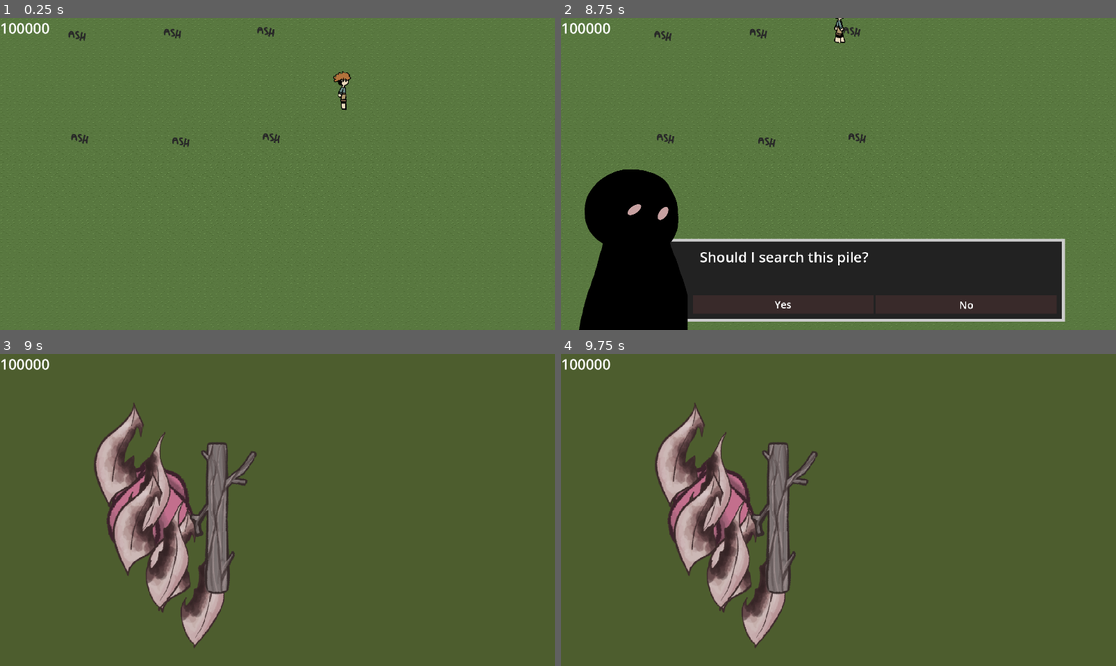
Above: before the commit, frames 1-4 (two rows, left to right).
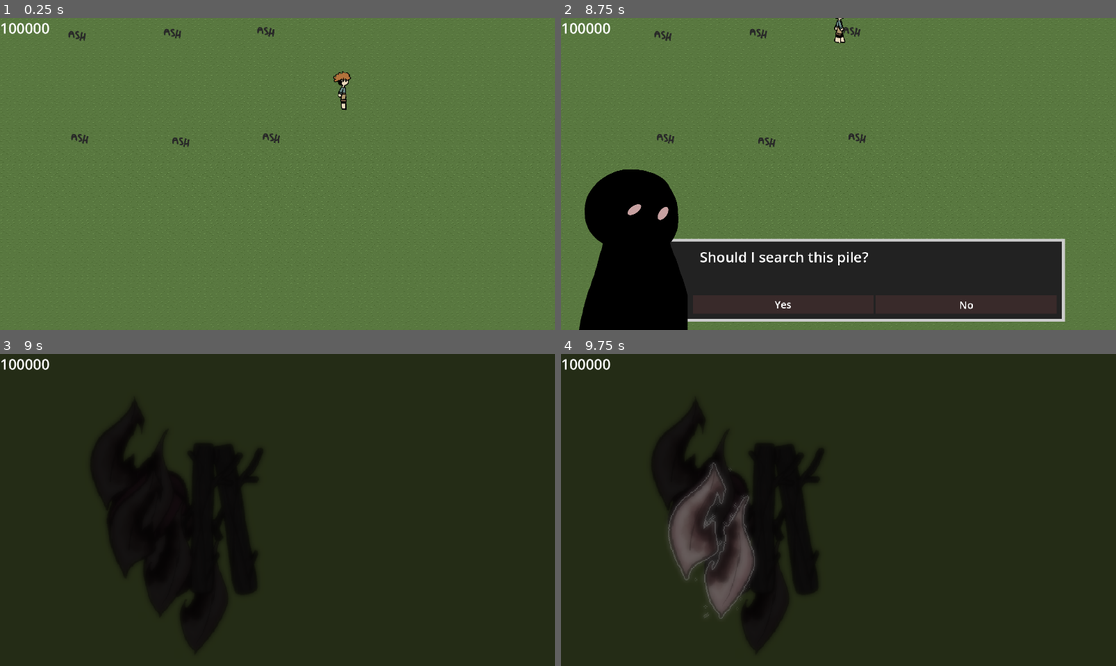
Above: after the commit, the same moments.

Repository: Robin-Bareham/GJ26-GrowSomethingNew
Game: Godot game, scene res://Scenes/grove.tscn
Two runs of this game, one before a commit and one after it. Both use one fixed random seed, a clock stepped at 60 frames per second and the inputs below. This scene is started directly instead of the project's main scene.
Inputs (mouse positions are in pixels of both pictures, inside the frame that each line leads up to):
- Up to frame 1 (0.25 s): no input
- Up to frame 2 (8.75 s): tap Enter at 0.5, 2.75, 8 s; move the mouse to (810, 236) at 0.52 s; hold Z (interact) 0.53-1.28 s; hold W (walk_up) 0.53-2.03 s; move the mouse to (1005, 220) at 1.27 s; tap Z (interact) every 1.5 s from 1.35 to 7.35 s; tap Space at 2, 6.5 s; move the mouse to (672, 127) at 2.02 s; hold Z (interact) 2.03-2.78 s; hold Left (walk_left) 2.03-3.53 s; move the mouse to (866, 174) at 2.77 s; move the mouse to (755, 96) at 3.52 s; hold S (walk_down) 3.53-4.28 s; hold Z (interact) 3.53-4.28 s; move the mouse to (960, 158) at 4.27 s; hold D (walk_right) 4.28-5.03 s; move the mouse to (727, 189) at 5.02 s; hold W (walk_up) 5.03-5.78 s; hold Z (interact) 5.03-5.78 s; move the mouse to (894, 105) at 5.77 s; hold D (walk_right) 5.78-8.03 s; move the mouse to (810, 236) at 6.52 s; hold Z (interact) 6.53-7.28 s; move the mouse to (1005, 220) at 7.27 s; move the mouse to (672, 127) at 8.02 s; hold S (walk_down) from 8.03 s (still down); hold Z (interact) from 8.03 s (still down)
- Up to frame 3 (9 s): move the mouse to (305, 510) at 8.77 s; release S (walk_down) at 8.78 s; release Z (interact) at 8.78 s; hold Left (walk_left) from 8.78 s (still down); tap Z (interact) at 8.85 s
- Up to frame 4 (9.75 s): release Left (walk_left) at 9.5 s; click (710, 510) at 9.52 s

Frames 1-2 are identical in both runs. In frame 3, 100% of the frame differs, in the area x 0-100%, y 0-100%; in frame 4, 99%.

Commit message:
Added different shader types for minigame

Diff:
--- /dev/null
+++ b/Assets/Shaders/S_Blur.gdshader
@@ -0,0 +1,12 @@
+shader_type canvas_item;
+
+uniform sampler2D SCREEN_TEXTURE: hint_screen_texture, filter_linear_mipmap;
+uniform float blur_amount: hint_range(0.0,5.0) = 1.5;
+
+void fragment()
+{
+	vec3 result = textureLod(SCREEN_TEXTURE,SCREEN_UV,blur_amount).rgb;
+	COLOR.rgb = result;
+}
+
+//Code: https://youtu.be/Z2o6IfmK61A?si=Vt6685znvTWIaMv9
--- /dev/null
+++ b/Assets/Shaders/S_Distort.gdshader
@@ -0,0 +1,37 @@
+shader_type canvas_item;
+
+uniform vec4 line_color1: source_color = vec4(0.914, 0.310, 0.969, 0.5);
+uniform vec4 line_color2: source_color = vec4(0.741, 0.149, 0.612, 0.5);
+uniform float line_thickness = 2.0;
+
+void fragment()
+{
+	vec4 color = texture(TEXTURE, UV);
+	// If it's not highlighted
+	float alpha = 0.0;
+	vec2 size = TEXTURE_PIXEL_SIZE * line_thickness;
+
+	alpha += texture(TEXTURE,UV + vec2(size.x,0.0)).a;
+	alpha += texture(TEXTURE,UV + vec2(-size.x,0.0)).a;
+	alpha += texture(TEXTURE,UV + vec2(0.0,size.y)).a;
+	alpha += texture(TEXTURE,UV + vec2(0.0,-size.y)).a;
+
+		//Outlines around sprite
+		if(color.a == 0.0 && alpha>0.0)
+		{
+			if(UV.x < 0.5)
+			{
+				COLOR = line_color1;
+			}
+			else
+			{
+				COLOR = line_color2;
+			}
+
+
+		}
+		else
+		{
+			COLOR = color;
+		}
+}
--- /dev/null
+++ b/Assets/Shaders/S_Distort2.gdshader
@@ -0,0 +1,37 @@
+shader_type canvas_item;
+
+uniform vec4 line_color1: source_color = vec4(0.914, 0.310, 0.969, 1.0);
+uniform vec4 line_color2: source_color = vec4(0.741, 0.149, 0.612, 1.0);
+uniform float line_thickness = 2.0;
+
+void fragment()
+{
+	vec4 color = texture(TEXTURE, UV);
+	// If it's not highlighted
+	float alpha = 0.0;
+	vec2 size = TEXTURE_PIXEL_SIZE * line_thickness;
+
+	alpha += texture(TEXTURE,UV + vec2(size.x,0.0)).a;
+	alpha += texture(TEXTURE,UV + vec2(-size.x,0.0)).a;
+	alpha += texture(TEXTURE,UV + vec2(0.0,size.y)).a;
+	alpha += texture(TEXTURE,UV + vec2(0.0,-size.y)).a;
+
+		//Outlines around sprite
+		if(color.a == 0.0 && alpha>0.0)
+		{
+			if(UV.x < 0.5)
+			{
+				COLOR = line_color1;
+			}
+			else
+			{
+				COLOR = line_color2;
+			}
+
+
+		}
+		else
+		{
+			COLOR = color;
+		}
+}
--- /dev/null
+++ b/Assets/Shaders/S_Highlight.gdshader
@@ -0,0 +1,52 @@
+shader_type canvas_item;
+
+uniform vec4 line_color: source_color = vec4(0.6,0.6,0.6,1.0);
+uniform vec4 fill_color: source_color = vec4(0.0,0.0,0.0,1.0);
+uniform float fill_intensity: hint_range(0.0,1.0) = 0.9;
+uniform float selected_intensity: hint_range(0.0,1.0) = 0.5;
+uniform float line_thickness = 2.0;
+uniform bool highlighted = false;
+
+void fragment()
+{
+	vec4 color = texture(TEXTURE, UV);
+	// If it's not highlighted
+
+
+	if(!highlighted)
+	{
+		if(color.a < 0.01)
+		{
+			discard;
+		}
+		else
+		{
+			vec4 new_color = mix(color,fill_color,fill_intensity);
+			new_color.a = color.a;
+			COLOR = new_color;
+		}
+	}
+	else
+	{
+		float alpha = 0.0;
+		vec2 size = TEXTURE_PIXEL_SIZE * line_thickness;
+
+		alpha += texture(TEXTURE,UV + vec2(size.x,0.0)).a;
+		alpha += texture(TEXTURE,UV + vec2(-size.x,0.0)).a;
+		alpha += texture(TEXTURE,UV + vec2(0.0,size.y)).a;
+		alpha += texture(TEXTURE,UV + vec2(0.0,-size.y)).a;
+
+		//Outlines around sprite
+		if(color.a == 0.0 && alpha>0.0)
+		{
+			COLOR = line_color;
+		}
+		else
+		{
+			vec4 new_color = mix(color,fill_color,selected_intensity);
+			new_color.a = color.a;
+			COLOR = new_color;
+		}
+
+	}
+}
--- /dev/null
+++ b/Assets/Shaders/S_Highlight2.gdshader
@@ -0,0 +1,52 @@
+shader_type canvas_item;
+
+uniform vec4 line_color: source_color = vec4(0.6,0.6,0.6,1.0);
+uniform vec4 fill_color: source_color = vec4(0.0,0.0,0.0,1.0);
+uniform float fill_intensity: hint_range(0.0,1.0) = 0.4;
+uniform float selected_intensity: hint_range(0.0,1.0) = 0.2;
+uniform float line_thickness = 2.0;
+uniform bool highlighted = false;
+
+void fragment()
+{
+	vec4 color = texture(TEXTURE, UV);
+	// If it's not highlighted
+
+
+	if(!highlighted)
+	{
+		if(color.a < 0.01)
+		{
+			discard;
+		}
+		else
+		{
+			vec4 new_color = mix(color,fill_color,fill_intensity);
+			new_color.a = color.a;
+			COLOR = new_color;
+		}
+	}
+	else
+	{
+		float alpha = 0.0;
+		vec2 size = TEXTURE_PIXEL_SIZE * line_thickness;
+
+		alpha += texture(TEXTURE,UV + vec2(size.x,0.0)).a;
+		alpha += texture(TEXTURE,UV + vec2(-size.x,0.0)).a;
+		alpha += texture(TEXTURE,UV + vec2(0.0,size.y)).a;
+		alpha += texture(TEXTURE,UV + vec2(0.0,-size.y)).a;
+
+		//Outlines around sprite
+		if(color.a == 0.0 && alpha>0.0)
+		{
+			COLOR = line_color;
+		}
+		else
+		{
+			vec4 new_color = mix(color,fill_color,selected_intensity);
+			new_color.a = color.a;
+			COLOR = new_color;
+		}
+
+	}
+}
--- a/Assets/Styles/Rubbish03CS2D.tres
+++ b/Assets/Styles/Rubbish03CS2D.tres
@@ -1,4 +1,4 @@
 [gd_resource type="CircleShape2D" format=3 uid="uid://bvtlx7u62fsvy"]
 
 [resource]
-radius = 87.0003
+radius = 99.2912
--- a/Assets/Styles/Rubbish04CS2D.tres
+++ b/Assets/Styles/Rubbish04CS2D.tres
@@ -1,5 +1,5 @@
 [gd_resource type="CapsuleShape2D" format=3 uid="uid://cmo2nyllrqhue"]
 
 [resource]
-radius = 55.5788
-height = 206.798
+radius = 64.0577
+height = 240.921
--- a/Scenes/grove.tscn
+++ b/Scenes/grove.tscn
@@ -4,7 +4,7 @@
 [ext_resource type="PackedScene" uid="uid://b4f1xuf74cag6" path="res://Scenes/player.tscn" id="1_2fjvt"]
 [ext_resource type="Script" uid="uid://q8xk1303vajw" path="res://Scripts/main.gd" id="1_uwyuk"]
 [ext_resource type="PackedScene" uid="uid://ddftgguhn3vko" path="res://Scenes/dialogue_box.tscn" id="2_0a58k"]
-[ext_resource type="PackedScene" uid="uid://cmemw2wsuy5ug" path="res://Assets/Prefabs/InteractingObjects/Pile.tscn" id="5_21kdw"]
+[ext_resource type="PackedScene" uid="uid://cmemw2wsuy5ug" path="res://Prefabs/InteractingObjects/Pile.tscn" id="5_21kdw"]
 [ext_resource type="PackedScene" uid="uid://cqqgdlvutgwu7" path="res://Scenes/minigame.tscn" id="6_hkomy"]
 [ext_resource type="PackedScene" uid="uid://d3k4r1wr4q6uh" path="res://Scenes/constant_ui.tscn" id="7_3wb70"]
 
--- a/Scenes/minigame.tscn
+++ b/Scenes/minigame.tscn
@@ -1,18 +1,69 @@
-[gd_scene load_steps=14 format=3 uid="uid://cqqgdlvutgwu7"]
+[gd_scene load_steps=22 format=3 uid="uid://cqqgdlvutgwu7"]
 
 [ext_resource type="Script" uid="uid://buru65n70a3sx" path="res://Scripts/minigame.gd" id="1_yx24v"]
 [ext_resource type="Script" uid="uid://kkfkpe72cogu" path="res://Scripts/minigame_rubbish.gd" id="2_5bepb"]
 [ext_resource type="Script" uid="uid://cbfhjnmggi3t2" path="res://Scripts/minigame_goal.gd" id="2_id8w1"]
 [ext_resource type="Texture2D" uid="uid://coal2nn81i4r" path="res://Assets/Minigame/G_Final.png" id="2_puep3"]
 [ext_resource type="Shape2D" uid="uid://blvmuayyyrspm" path="res://Assets/Styles/G_FinalCS2D.tres" id="4_pg0ql"]
-[ext_resource type="Texture2D" uid="uid://deirlpkpbjru0" path="res://Assets/Minigame/Rubbish01.png" id="4_puep3"]
+[ext_resource type="Texture2D" uid="uid://hgsgynym6nq6" path="res://Assets/Minigame/Rubbish01.png" id="4_puep3"]
+[ext_resource type="Shader" uid="uid://dhsrxase7cat" path="res://Assets/Shaders/S_Highlight.gdshader" id="5_pg0ql"]
 [ext_resource type="Shape2D" uid="uid://1d34j2dhy6qu" path="res://Assets/Styles/Rubbish01CS2D.tres" id="6_pg0ql"]
 [ext_resource type="Texture2D" uid="uid://cyckgfr0uog1p" path="res://Assets/Minigame/Rubbish02.png" id="7_ohqu1"]
 [ext_resource type="Shape2D" uid="uid://5ih2jp4holng" path="res://Assets/Styles/Rubbish02CS2D.tres" id="8_vwvd2"]
-[ext_resource type="Texture2D" uid="uid://dvx2k67gf5rlv" path="res://Assets/Minigame/Rubbish03.png" id="9_lx35w"]
+[ext_resource type="Texture2D" uid="uid://s3vdofd7g054" path="res://Assets/Minigame/Rubbish03.png" id="9_lx35w"]
 [ext_resource type="Shape2D" uid="uid://bvtlx7u62fsvy" path="res://Assets/Styles/Rubbish03CS2D.tres" id="10_r5mjw"]
-[ext_resource type="Texture2D" uid="uid://ih6pavch85r" path="res://Assets/Minigame/Rubbish04.png" id="11_vrsa3"]
+[ext_resource type="Texture2D" uid="uid://bxs2mjiv2elx" path="res://Assets/Minigame/Rubbish04.png" id="11_vrsa3"]
 [ext_resource type="Shape2D" uid="uid://cmo2nyllrqhue" path="res://Assets/Styles/Rubbish04CS2D.tres" id="12_7hunx"]
+[ext_resource type="Shader" uid="uid://c3om1pdmbq53g" path="res://Assets/Shaders/S_Blur.gdshader" id="15_ohqu1"]
+
+[sub_resource type="ShaderMaterial" id="ShaderMaterial_lx35w"]
+shader = ExtResource("5_pg0ql")
+shader_parameter/line_color = Color(0.6, 0.6, 0.6, 1)
+shader_parameter/fill_color = Color(0, 0, 0, 1)
+shader_parameter/fill_intensity = 0.9
+shader_parameter/selected_intensity = 0.5
+shader_parameter/line_thickness = 2.0
+shader_parameter/highlighted = false
+
+[sub_resource type="ShaderMaterial" id="ShaderMaterial_puep3"]
+shader = ExtResource("5_pg0ql")
+shader_parameter/line_color = Color(0.6, 0.6, 0.6, 1)
+shader_parameter/fill_color = Color(0, 0, 0, 1)
+shader_parameter/fill_intensity = 0.9
+shader_parameter/selected_intensity = 0.5
+shader_parameter/line_thickness = 2.0
+shader_parameter/highlighted = false
+
+[sub_resource type="ShaderMaterial" id="ShaderMaterial_pg0ql"]
+shader = ExtResource("5_pg0ql")
+shader_parameter/line_color = Color(0.6, 0.6, 0.6, 1)
+shader_parameter/fill_color = Color(0, 0, 0, 1)
+shader_parameter/fill_intensity = 0.9
+shader_parameter/selected_intensity = 0.5
+shader_parameter/line_thickness = 2.0
+shader_parameter/highlighted = false
+
+[sub_resource type="ShaderMaterial" id="ShaderMaterial_ohqu1"]
+shader = ExtResource("5_pg0ql")
+shader_parameter/line_color = Color(0.6, 0.6, 0.6, 1)
+shader_parameter/fill_color = Color(0, 0, 0, 1)
+shader_parameter/fill_intensity = 0.9
+shader_parameter/selected_intensity = 0.5
+shader_parameter/line_thickness = 2.0
+shader_parameter/highlighted = false
+
+[sub_resource type="ShaderMaterial" id="ShaderMaterial_vwvd2"]
+shader = ExtResource("5_pg0ql")
+shader_parameter/line_color = Color(0.6, 0.6, 0.6, 1)
+shader_parameter/fill_color = Color(0, 0, 0, 1)
+shader_parameter/fill_intensity = 0.9
+shader_parameter/selected_intensity = 0.5
+shader_parameter/line_thickness = 2.0
+shader_parameter/highlighted = false
+
+[sub_resource type="ShaderMaterial" id="ShaderMaterial_r5mjw"]
+shader = ExtResource("15_ohqu1")
+shader_parameter/blur_amount = 3.026
 
 [node name="minigame" type="CanvasLayer"]
 script = ExtResource("1_yx24v")
@@ -25,7 +76,17 @@
 grow_vertical = 2
 color = Color(0.302229, 0.364211, 0.181348, 1)
 
+[node name="overlay" type="ColorRect" parent="."]
+anchors_preset = 15
+anchor_right = 1.0
+anchor_bottom = 1.0
+grow_horizontal = 2
+grow_vertical = 2
+mouse_filter = 2
+color = Color(0, 0, 0, 0.52549)
+
 [node name="Goal" type="Sprite2D" parent="."]
+material = SubResource("ShaderMaterial_lx35w")
 position = Vector2(1526, 383)
 scale = Vector2(1.77642, 1.80081)
 texture = ExtResource("2_puep3")
@@ -52,10 +113,10 @@
 
 [node name="CollisionShape2D" type="CollisionShape2D" parent="Goal/Area2D"]
 position = Vector2(-0.562927, 1.66592)
-scale = Vector2(1, 1)
 shape = ExtResource("4_pg0ql")
 
 [node name="Rubbish" type="Sprite2D" parent="." groups=["rubbish"]]
+material = SubResource("ShaderMaterial_puep3")
 position = Vector2(212, 316)
 scale = Vector2(2.036, 2.11)
 texture = ExtResource("4_puep3")
@@ -68,10 +129,10 @@
 anchor_top = -0.00133595
 anchor_right = 1.03077
 anchor_bottom = 1.00635
-offset_left = -59.7696
-offset_top = -126.658
-offset_right = -59.5996
-offset_bottom = -127.626
+offset_left = -88.554
+offset_top = -127.62
+offset_right = -88.384
+offset_bottom = -128.588
 grow_horizontal = 2
 grow_vertical = 2
 metadata/_edit_use_anchors_ = true
@@ -85,6 +146,7 @@
 shape = ExtResource("6_pg0ql")
 
 [node name="Rubbish02" type="Sprite2D" parent="." groups=["rubbish"]]
+material = SubResource("ShaderMaterial_pg0ql")
 position = Vector2(598, 316)
 scale = Vector2(2.087, 2.11)
 texture = ExtResource("7_ohqu1")
@@ -113,6 +175,7 @@
 shape = ExtResource("8_vwvd2")
 
 [node name="Rubbish03" type="Sprite2D" parent="." groups=["rubbish"]]
+material = SubResource("ShaderMaterial_ohqu1")
 position = Vector2(286, 849)
 scale = Vector2(2.005, 2.11)
 texture = ExtResource("9_lx35w")
@@ -124,10 +187,10 @@
 anchor_left = -0.089
 anchor_right = 1.016
 anchor_bottom = 1.008
-offset_left = -94.3252
-offset_top = -94.8433
-offset_right = -94.1552
-offset_bottom = -95.8113
+offset_left = -85.8499
+offset_top = -127.014
+offset_right = -85.6799
+offset_bottom = -127.982
 grow_horizontal = 2
 grow_vertical = 2
 metadata/_edit_use_anchors_ = true
@@ -141,6 +204,7 @@
 shape = ExtResource("10_r5mjw")
 
 [node name="Rubbish04" type="Sprite2D" parent="." groups=["rubbish"]]
+material = SubResource("ShaderMaterial_vwvd2")
 position = Vector2(866, 846)
 scale = Vector2(2.005, 2.11)
 texture = ExtResource("11_vrsa3")
@@ -152,10 +216,10 @@
 anchor_left = -0.089
 anchor_right = 1.016
 anchor_bottom = 1.008
-offset_left = -67.1978
-offset_top = -114.218
-offset_right = -67.0277
-offset_bottom = -115.186
+offset_left = -85.8499
+offset_top = -127.962
+offset_right = -85.6798
+offset_bottom = -128.93
 grow_horizontal = 2
 grow_vertical = 2
 metadata/_edit_use_anchors_ = true
@@ -167,6 +231,16 @@
 [node name="CollisionShape2D" type="CollisionShape2D" parent="Rubbish04/Area2D"]
 position = Vector2(0.281494, -0.555389)
 shape = ExtResource("12_7hunx")
+
+[node name="blurrect" type="ColorRect" parent="."]
+material = SubResource("ShaderMaterial_r5mjw")
+anchors_preset = 15
+anchor_right = 1.0
+anchor_bottom = 1.0
+grow_horizontal = 2
+grow_vertical = 2
+mouse_filter = 2
+color = Color(0, 0, 0, 0.752941)
 
 [connection signal="button_down" from="Goal/Button" to="Goal" method="_on_button_button_down"]
 [connection signal="button_up" from="Goal/Button" to="Goal" method="_on_button_button_up"]
--- a/Scenes/woods.tscn
+++ b/Scenes/woods.tscn
@@ -2,10 +2,10 @@
 
 [ext_resource type="Script" uid="uid://q8xk1303vajw" path="res://Scripts/main.gd" id="1_1kwb7"]
 [ext_resource type="TileSet" uid="uid://dg5ratrdincof" path="res://Assets/Styles/temp_tiles.tres" id="2_bmgl1"]
-[ext_resource type="PackedScene" uid="uid://d4k64aungmso1" path="res://Assets/Prefabs/InteractingObjects/Levers.tscn" id="3_mqq3u"]
-[ext_resource type="PackedScene" uid="uid://dsa8cboditswf" path="res://Assets/Prefabs/InteractingObjects/Crates.tscn" id="4_rbfhy"]
-[ext_resource type="PackedScene" uid="uid://bki5pqpb6gw78" path="res://Assets/Prefabs/InteractingObjects/lake.tscn" id="5_pwe2a"]
-[ext_resource type="PackedScene" uid="uid://bcysirtic5rqu" path="res://Assets/Prefabs/InteractingObjects/blindfold.tscn" id="6_bmgl1"]
+[ext_resource type="PackedScene" uid="uid://d4k64aungmso1" path="res://Prefabs/InteractingObjects/Levers.tscn" id="3_mqq3u"]
+[ext_resource type="PackedScene" uid="uid://dsa8cboditswf" path="res://Prefabs/InteractingObjects/Crates.tscn" id="4_rbfhy"]
+[ext_resource type="PackedScene" uid="uid://bki5pqpb6gw78" path="res://Prefabs/InteractingObjects/lake.tscn" id="5_pwe2a"]
+[ext_resource type="PackedScene" uid="uid://bcysirtic5rqu" path="res://Prefabs/InteractingObjects/blindfold.tscn" id="6_bmgl1"]
 [ext_resource type="PackedScene" uid="uid://b4f1xuf74cag6" path="res://Scenes/player.tscn" id="6_v6cek"]
 [ext_resource type="PackedScene" uid="uid://ddftgguhn3vko" path="res://Scenes/dialogue_box.tscn" id="7_mdopd"]
 [ext_resource type="PackedScene" uid="uid://d3k4r1wr4q6uh" path="res://Scenes/constant_ui.tscn" id="8_2opmi"]
--- a/Scripts/minigame.gd
+++ b/Scripts/minigame.gd
@@ -14,6 +14,7 @@
 	v_rubbish_list = get_tree().get_nodes_in_group("rubbish")
 
 func resetMinigame(goalTexture: String):
+	changeShaders()
 	#Set goal's position
 	var goalTxt_location = "res://Assets/Minigame/" + goalTexture + ".png"
 	v_goal.texture = load(goalTxt_location)
@@ -39,3 +40,18 @@
 	#Change rubbish image as well, random between rubbish images.
 
 	pass
+
+func changeShaders():
+	if(GlobalScript.day == 1):
+		#Dark Overlay, S_Highlight
+		pass
+	elif(GlobalScript.day == 2):
+		#Lighter Overlay, S_Blur
+		pass
+	elif(GlobalScript.day == 3):
+		#Doubles, S_blur, No darkness overlay
+		pass
+	elif(GlobalScript.day == 4):
+		#Slight distortion, no S_blur, no darkness.
+		pass
+	pass
--- a/Scripts/minigame_goal.gd
+++ b/Scripts/minigame_goal.gd
@@ -13,8 +13,10 @@
 
 
 func _on_button_mouse_entered() -> void:
-	pass # Replace with function body.
+	if(v_area2d.get_overlapping_areas().size() == 0):
+		material.set_shader_parameter("highlighted", true)
 
 
 func _on_button_mouse_exited() -> void:
-	pass # Replace with function body.
+	if(v_area2d.get_overlapping_areas().size() == 0):
+		material.set_shader_parameter("highlighted", false)
--- a/Scripts/minigame_rubbish.gd
+++ b/Scripts/minigame_rubbish.gd
@@ -23,8 +23,8 @@
 
 
 func _on_button_mouse_entered() -> void:
-	pass #Highlight object
+	material.set_shader_parameter("highlighted", true)
 
 
 func _on_button_mouse_exited() -> void:
-	pass #Unhighlight object
+	material.set_shader_parameter("highlighted", false)
Binary file changed: Assets/Minigame/Rubbish01.png
Not shown, changed: Assets/Minigame/Rubbish01.png.import
Binary file changed: Assets/Minigame/Rubbish03.png
Not shown, changed: Assets/Minigame/Rubbish03.png.import
Binary file changed: Assets/Minigame/Rubbish04.png
Not shown, changed: Assets/Minigame/Rubbish04.png.import
Not shown, added: Assets/Shaders/S_Blur.gdshader.uid
Not shown, added: Assets/Shaders/S_Distort.gdshader.uid
Not shown, added: Assets/Shaders/S_Distort2.gdshader.uid
Not shown, added: Assets/Shaders/S_Highlight.gdshader.uid
Not shown, added: Assets/Shaders/S_Highlight2.gdshader.uid
Renamed: Assets/Prefabs/InteractingObjects/Crates.tscn -> Prefabs/InteractingObjects/Crates.tscn
(and 4 more such lines)
